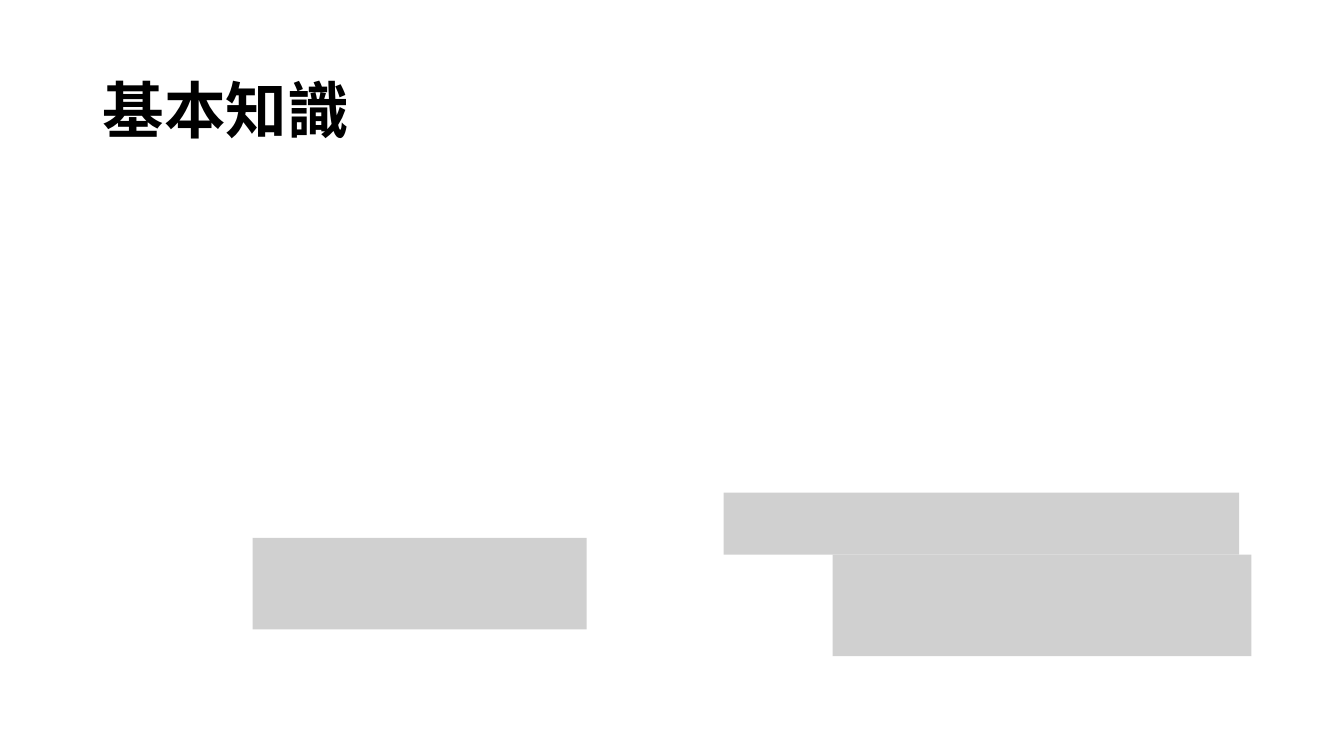
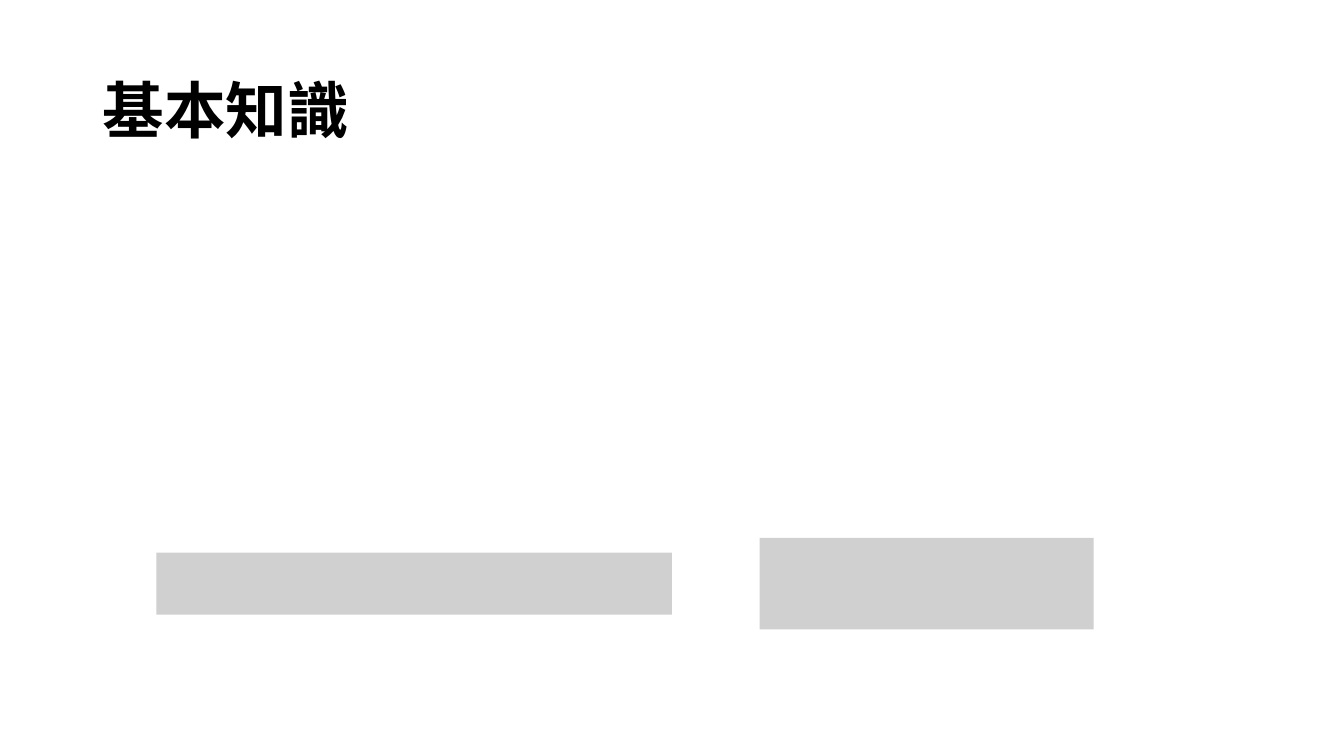
Before and after one commit to HowardYuuu/TunerWinForm, a slide deck: slide 3 of 1224報告_NAudio.pptx (slide 4 before the commit). Drawn at 1344x756 pixels with LibreOffice and Linux fonts; fonts in the diff are those of the drawing; grey boxes stand for pictures. Boxes give left, top, right and bottom in pixels: in the first picture for what was removed or moved away, otherwise in the second. Text is boxed around its words. In the diff, an @@ line names an element or a change of style, - is before the commit and + after.

```diff
--- a/1224報告_NAudio.pptx
+++ b/1224報告_NAudio.pptx
@@ picture removed at bbox=[724, 493, 1239, 555] @@
@@ picture removed at bbox=[253, 538, 587, 630] @@
@@ picture added at bbox=[760, 538, 1094, 630] @@
@@ picture added at bbox=[156, 553, 671, 614] @@
@@ picture removed at bbox=[833, 555, 1252, 656] @@
```
Also in this commit, not shown: 3 other slides changed, 4 slides added, 5 slides removed, 4 other files.
